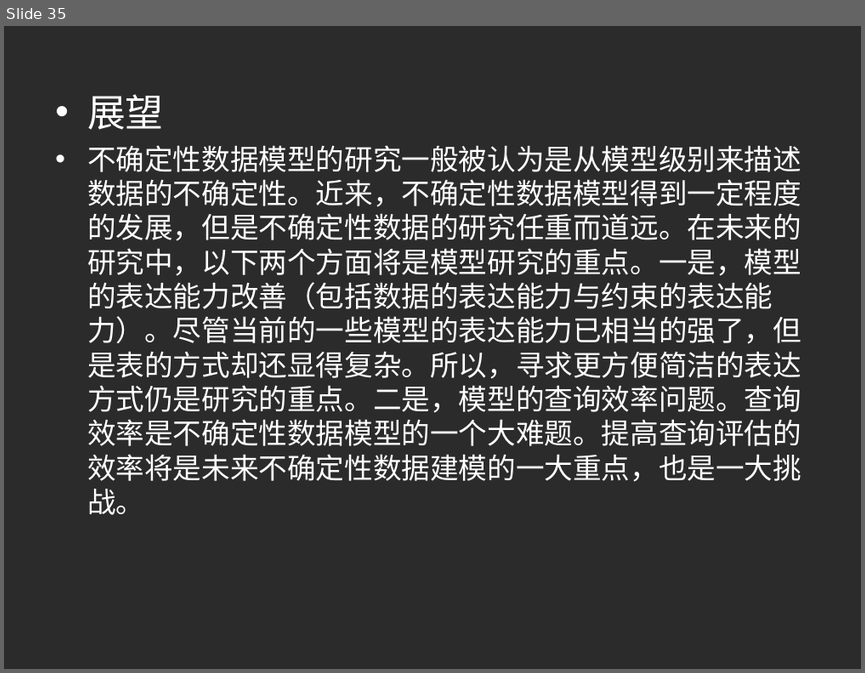
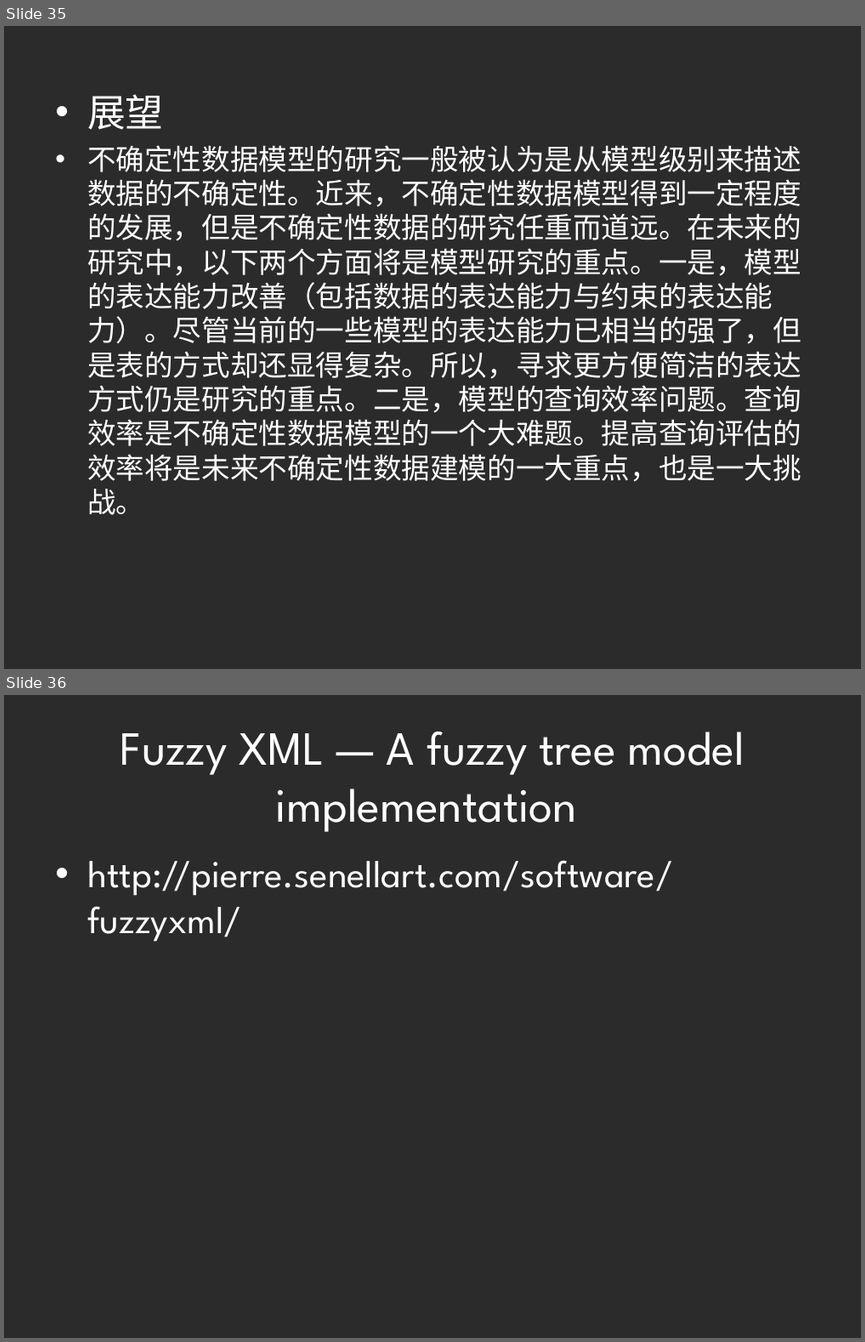
Before and after one commit to HiltonWei/wpstest, a slide deck: branches/江李科/资料整理与读书报告/答辩演示-不确定性数据的模型研究.ppt. Shown one above the other, each under a label of ours: slide 35 before the commit, slides 35 and 36 after it. The pictures are 865x673 and 865x1342 pixels, drawn with LibreOffice and Linux fonts; fonts in the diff are those of the drawing; background and template pictures are left out; a plain dark background stands for a picture behind light text. Boxes give left, top, right and bottom in pixels: in the first picture for what was removed or moved away, otherwise in the second. Text is boxed around its words. In the diff, an @@ line names an element or a change of style, - is before the commit and + after.

```diff
--- a/branches/江李科/资料整理与读书报告/答辩演示-不确定性数据的模型研究.ppt
+++ b/branches/江李科/资料整理与读书报告/答辩演示-不确定性数据的模型研究.ppt
@@ slide 36 added at bbox=[4, 695, 861, 1338], background picture (left out) @@
@@ title added at bbox=[120, 732, 744, 832], 40 pt, text #FFFFFF @@
+Fuzzy XML — A fuzzy tree model implementation
@@ text added at bbox=[87, 860, 673, 941], 32 pt, text #FFFFFF @@
+• http://pierre.senellart.com/software/fuzzyxml/
```
